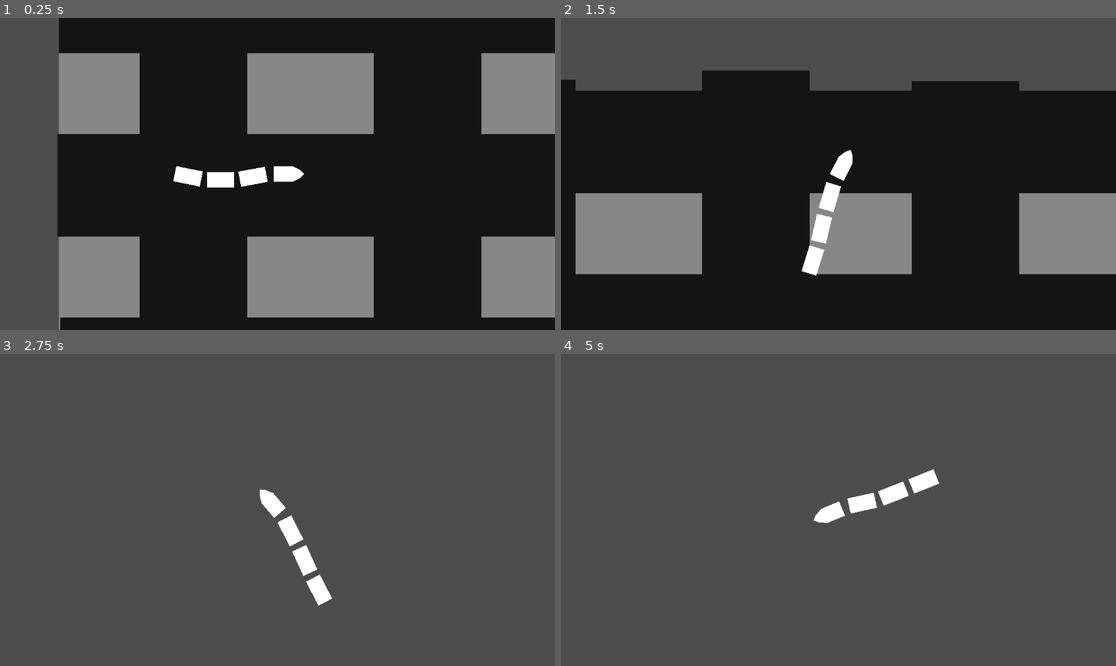
Above: before the commit, frames 1-4 (two rows, left to right).
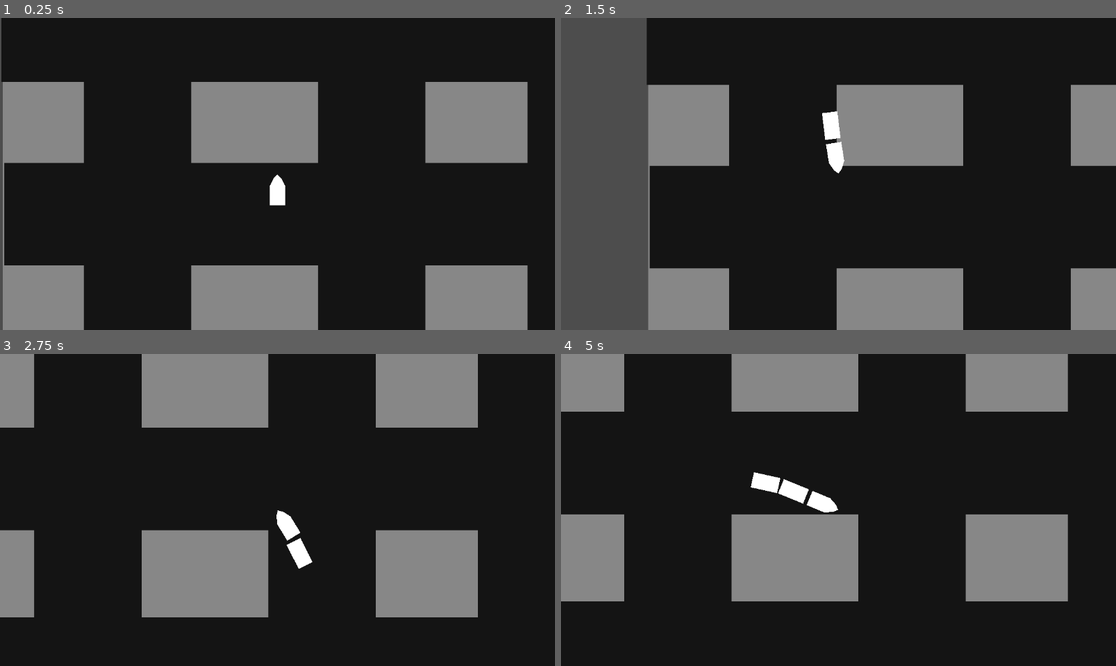
Above: after the commit, the same moments.

Repository: GodMadeEarth/Godot-Wild-Jam-59
Game: Godot game, scene res://sences/game.tscn
Two runs of this game, one before a commit and one after it. Both use one fixed random seed, a clock stepped at 60 frames per second and the inputs below. Before the commit the project starts from res://game.tscn.
Inputs:
- Up to frame 1 (0.25 s): no input
- Up to frame 2 (1.5 s): hold A (Move_L) 0.53-1.28 s; tap D (Move_R) at 0.8, 1.35 s; hold Down (ui_down) from 1.28 s (still down)
- Up to frame 3 (2.75 s): tap A (Move_L) at 1.55 s; release Down (ui_down) at 2.03 s; hold A (Move_L) from 2.03 s (still down); tap D (Move_R) at 2.3 s
- Up to frame 4 (5 s): release A (Move_L) at 2.78 s; tap D (Move_R) at 2.85, 3.8, 4.35 s; tap A (Move_L) at 3.05, 4.55 s; hold A (Move_L) 3.53-4.28 s; hold Down (ui_down) from 3.53 s (still down)

The runs differ from the first frame. In frame 1, 42% of the frame differs, in the area x 0-100%, y 0-100%; in frame 2, 62%; in frame 3, 100%; in frame 4, 100%.

Commit message:
Added the ability to add carts dynamically

Diff:
--- a/Godot-wild-jam-59/project.godot
+++ b/Godot-wild-jam-59/project.godot
@@ -11,7 +11,7 @@
 [application]
 
 config/name="Godot-wild-jam-59"
-run/main_scene="res://game.tscn"
+run/main_scene="res://sences/game.tscn"
 config/features=PackedStringArray("4.1", "GL Compatibility")
 config/icon="res://icon.svg"
 
--- a/Godot-wild-jam-59/Train.gd
+++ b/Godot-wild-jam-59/sences/Trains/Train.gd
@@ -1,17 +1,22 @@
 extends Node2D
-
+@onready var train_cart = preload("res://sences/Trains/train_cart.tscn")
 @export var speed:int = 100
-var rotation_speed:float = PI/2
+var rotation_speed:float = PI*1.5
 var rotation_direction:= 0.0 : set = set_dir, get = get_dir
-
+@onready var last_cart = self
 # Called when the node enters the scene tree for the first time.
 func _ready():
+
 	pass # Replace with function body.
 
 
 # Called every frame. 'delta' is the elapsed time since the previous frame.
 func _physics_process(delta):
 	move_straight(delta)
+	if Input.is_action_just_pressed("ui_down"):
+		print("made cart")
+		add_cart()
+
 func move_arc(delta):
 	if Input.is_action_pressed("Move_L"):
 		set_dir(-0.05)
@@ -35,6 +40,19 @@
 	position += velocity
 
 
+func add_cart():
+	var cart = train_cart.instantiate()
+	var last_cart_joint = last_cart.get_node("PinJoint2D")
+
+	get_parent().add_child(cart)
+	cart.global_position = last_cart_joint.global_position
+	cart.rotation = last_cart.rotation
+	last_cart_joint.node_b = cart.get_path()
+	print(last_cart.rotation)
+	last_cart = cart
+
+	print(last_cart.rotation)
+
 func set_dir(ajustment:float):
 	rotation_direction+=ajustment
 	if rotation_direction+ajustment > 1:
@@ -42,9 +60,5 @@
 	elif rotation_direction+ajustment < -1:
 		rotation_direction = -1
 
-#	if rotation_direction+ajustment < 1 or rotation_direction+ajustment < -1:
-#		rotation_direction+=ajustment
-	print(rotation_direction)
-
 func get_dir():
 	return rotation_direction
--- /dev/null
+++ b/Godot-wild-jam-59/sences/Trains/train.tscn
@@ -0,0 +1,27 @@
+[gd_scene load_steps=2 format=3 uid="uid://vjoupg6f5jg0"]
+
+[ext_resource type="Script" path="res://sences/Trains/Train.gd" id="1_ibw7c"]
+
+[node name="Train" type="Node2D"]
+
+[node name="Train head" type="CharacterBody2D" parent="."]
+position = Vector2(-2.89679e-05, 0)
+script = ExtResource("1_ibw7c")
+speed = 500
+metadata/_edit_group_ = true
+
+[node name="Polygon2D" type="Polygon2D" parent="Train head"]
+position = Vector2(-8, 49)
+polygon = PackedVector2Array(8, -48, 0, -40, -8, -24, -8, 16, 24, 16, 24, -24, 15.8632, -40.1368)
+
+[node name="CollisionPolygon2D" type="CollisionPolygon2D" parent="Train head"]
+position = Vector2(-8, 49)
+polygon = PackedVector2Array(0, -40, -8, -24, -8, 16, 24, 16, 24, -24, 16, -40, 8, -48)
+
+[node name="PinJoint2D" type="PinJoint2D" parent="Train head"]
+position = Vector2(4.00543e-05, 72)
+node_a = NodePath("..")
+bias = 0.1
+disable_collision = false
+
+[node name="Camera2D" type="Camera2D" parent="Train head"]
--- /dev/null
+++ b/Godot-wild-jam-59/sences/Trains/train_cart.tscn
@@ -0,0 +1,20 @@
+[gd_scene format=3 uid="uid://b6qeuugvibvgr"]
+
+[node name="Train Car" type="RigidBody2D"]
+center_of_mass_mode = 1
+gravity_scale = 0.0
+linear_damp = 10.0
+metadata/_edit_group_ = true
+
+[node name="Polygon2D" type="Polygon2D" parent="."]
+position = Vector2(-8.00003, 8)
+polygon = PackedVector2Array(-8, -8, -8, 48, 24, 48, 24, -8)
+
+[node name="CollisionPolygon2D" type="CollisionPolygon2D" parent="."]
+position = Vector2(-8.00003, 8)
+polygon = PackedVector2Array(-8, -8, -8, 48, 24, 48, 24, -8)
+
+[node name="PinJoint2D" type="PinJoint2D" parent="."]
+position = Vector2(0, 61)
+node_a = NodePath("..")
+disable_collision = false
--- a/Godot-wild-jam-59/game.tscn
+++ b/Godot-wild-jam-59/sences/game.tscn
@@ -1,6 +1,6 @@
 [gd_scene load_steps=2 format=3 uid="uid://4icy85h2kksj"]
 
-[ext_resource type="PackedScene" uid="uid://vjoupg6f5jg0" path="res://train.tscn" id="1_ru2op"]
+[ext_resource type="PackedScene" uid="uid://vjoupg6f5jg0" path="res://sences/Trains/train.tscn" id="1_f5mae"]
 
 [node name="game" type="Node2D"]
 
@@ -63,5 +63,5 @@
 offset_bottom = 1369.0
 color = Color(0.0784314, 0.0784314, 0.0784314, 1)
 
-[node name="Train" parent="." instance=ExtResource("1_ru2op")]
-position = Vector2(330, 464)
+[node name="Train" parent="." instance=ExtResource("1_f5mae")]
+position = Vector2(570, 910)
--- a/Godot-wild-jam-59/train.tscn
+++ /dev/null
@@ -1,86 +0,0 @@
-[gd_scene load_steps=2 format=3 uid="uid://vjoupg6f5jg0"]
-
-[ext_resource type="Script" path="res://Train.gd" id="1_42oq3"]
-
-[node name="Train" type="Node2D"]
-rotation = 1.5708
-
-[node name="Train head" type="CharacterBody2D" parent="."]
-position = Vector2(3.61999e-06, 1)
-script = ExtResource("1_42oq3")
-speed = 500
-metadata/_edit_group_ = true
-
-[node name="Polygon2D" type="Polygon2D" parent="Train head"]
-position = Vector2(-8, -8)
-polygon = PackedVector2Array(8, -48, 0, -40, -8, -24, -8, 16, 24, 16, 24, -24, 15.8632, -40.1368)
-
-[node name="CollisionPolygon2D" type="CollisionPolygon2D" parent="Train head"]
-position = Vector2(-8, -8)
-polygon = PackedVector2Array(0, -40, -8, -24, -8, 16, 24, 16, 24, -24, 16, -40, 8, -48)
-
-[node name="Camera2D" type="Camera2D" parent="Train head"]
-
-[node name="PinJoint2D" type="PinJoint2D" parent="."]
-position = Vector2(4.3869e-05, 12)
-node_a = NodePath("../Train head")
-node_b = NodePath("../Train Car")
-bias = 0.1
-disable_collision = false
-
-[node name="Train Car" type="RigidBody2D" parent="."]
-position = Vector2(0.000144958, 40)
-center_of_mass_mode = 1
-linear_damp = 5.0
-metadata/_edit_group_ = true
-
-[node name="Polygon2D" type="Polygon2D" parent="Train Car"]
-position = Vector2(-8.00003, -16)
-polygon = PackedVector2Array(-8, -8, -8, 48, 24, 48, 24, -8)
-
-[node name="CollisionPolygon2D" type="CollisionPolygon2D" parent="Train Car"]
-position = Vector2(-8.00003, -16)
-polygon = PackedVector2Array(-8, -8, -8, 48, 24, 48, 24, -8)
-
-[node name="PinJoint2D2" type="PinJoint2D" parent="."]
-position = Vector2(0.000282288, 78)
-node_a = NodePath("../Train Car")
-node_b = NodePath("../Train Car2")
-bias = 0.1
-disable_collision = false
-
-[node name="Train Car2" type="RigidBody2D" parent="."]
-position = Vector2(0.000396729, 108)
-center_of_mass_mode = 1
-linear_damp = 5.0
-metadata/_edit_group_ = true
-
-[node name="Polygon2D" type="Polygon2D" parent="Train Car2"]
-position = Vector2(-8, -16)
-polygon = PackedVector2Array(-8, -8, -8, 48, 24, 48, 24, -8)
-
-[node name="CollisionPolygon2D" type="CollisionPolygon2D" parent="Train Car2"]
-position = Vector2(-8, -16)
-polygon = PackedVector2Array(-8, -8, -8, 48, 24, 48, 24, -8)
-
-[node name="PinJoint2D3" type="PinJoint2D" parent="."]
-position = Vector2(0.000534058, 146)
-node_a = NodePath("../Train Car2")
-node_b = NodePath("../Train Car3")
-bias = 0.1
-disable_collision = false
-
-[node name="Train Car3" type="RigidBody2D" parent="."]
-position = Vector2(0.000640869, 176)
-center_of_mass_mode = 1
-gravity_scale = 0.0
-linear_damp = 5.0
-metadata/_edit_group_ = true
-
-[node name="Polygon2D" type="Polygon2D" parent="Train Car3"]
-position = Vector2(-8, -16)
-polygon = PackedVector2Array(-8, -8, -8, 48, 24, 48, 24, -8)
-
-[node name="CollisionPolygon2D" type="CollisionPolygon2D" parent="Train Car3"]
-position = Vector2(-8, -16)
-polygon = PackedVector2Array(-8, -8, -8, 48, 24, 48, 24, -8)
Binary file added: Godot-wild-jam-59/assets/traindemo4.png
Not shown, added: Godot-wild-jam-59/assets/traindemo4.png.import
